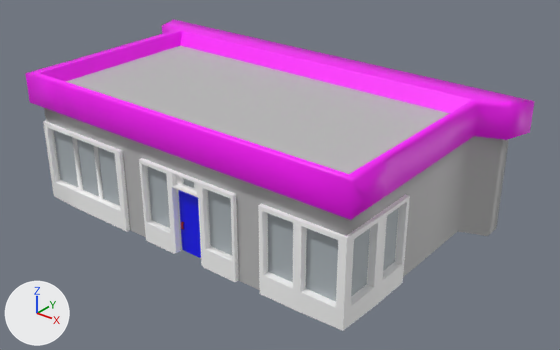
The FBX model Assets/Models/GasStation/Paystation_Building.fbx, before and after one commit.
Both versions are drawn from a camera (50 mm lens) standing at (26.16, -25.49, 14.85) and looking at (9.26, -4.37, 1.75). The axes (+X, +Y, +Z) are drawn at lower left. The lights are the same throughout. Where no turn or scale is listed for an object, it has been applied to the vertices.
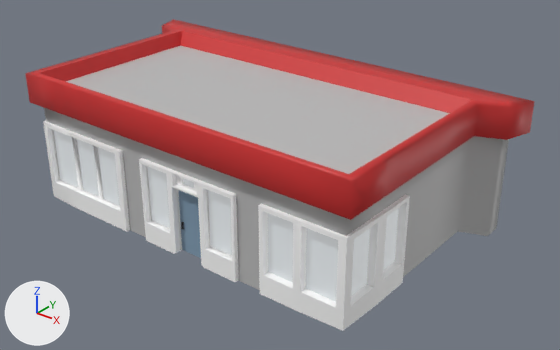
Pixel boxes (x1, y1, x2, y2) of what changed, in the pictures (560 x 350 px):
part 1 of me_mesh, recoloured (pink to red)
    both: (25, 20, 535, 220)
part 2 of me_mesh, recoloured
    both: (178, 190, 201, 258)

What the commit changed:
Material 'lambert10' (mat_lambert10) is new.
Its base color is (0.0, 0.0, 0.0) (black #000000).
Material 'lambert14' (mat_lambert14) is new.
Its base color is (0.616, 0.0265, 0.0265) (red #ce2d2d).
Material 'lambert17' (mat_lambert17) is new.
Its base color is (0.423, 0.47, 0.5) (grey #aeb6bc).
Its emission color is (0.283, 0.283, 0.283) (grey #919191).
Its emission strength is 1.0.
Material 'lambert15' (mat_lambert15) is new.
Its base color is (0.225, 0.343, 0.463) (blue #829eb5).
me_mesh has 552 vertices, 514 faces and spans x -0.7..17.1, y -9.3..0.0, z 0.0..5.3.
me_mesh is used by ob_polysurface5; location (0.0, 0.0, 0.0).
me_mesh no longer uses material mat_lambert5 (red #bc0000).
me_mesh part 1: all 150 faces that had it switch from mat_lambert7 (pink #ff00ff) to mat_lambert14 (red #ce2d2d).
me_mesh part 2: the 1 face centred in x 8.9, y -8.8, z 1.4 switches from mat_lambert2 (blue #0000ff) to mat_lambert15 (blue #829eb5).
me_mesh no longer uses material mat_lambert2 (blue #0000ff).
me_mesh no longer uses material mat_window (grey #aeb6bc).
me_mesh now uses material mat_lambert10 (black #000000).
me_mesh now uses material mat_lambert15 (blue #829eb5).
me_mesh now uses material mat_lambert17 (grey #aeb6bc).
